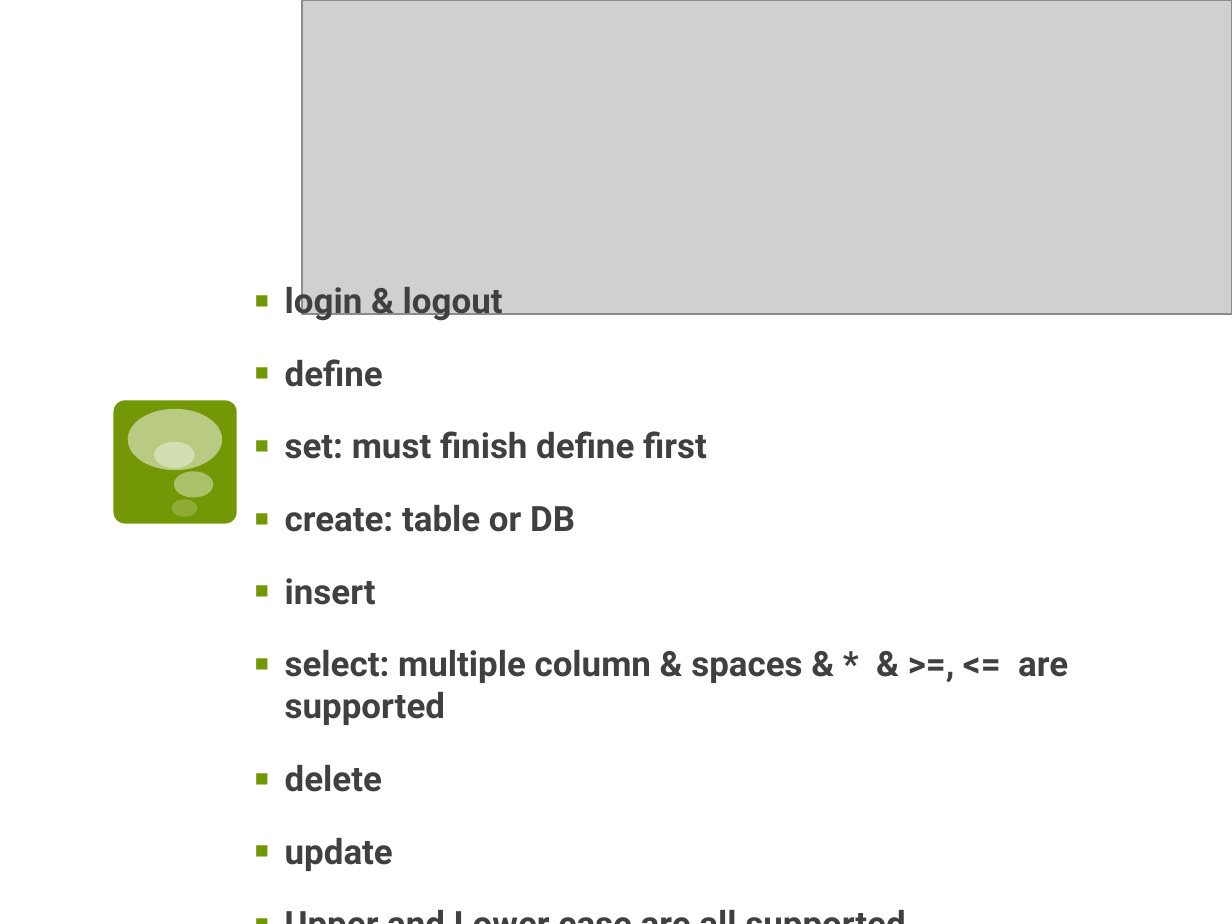
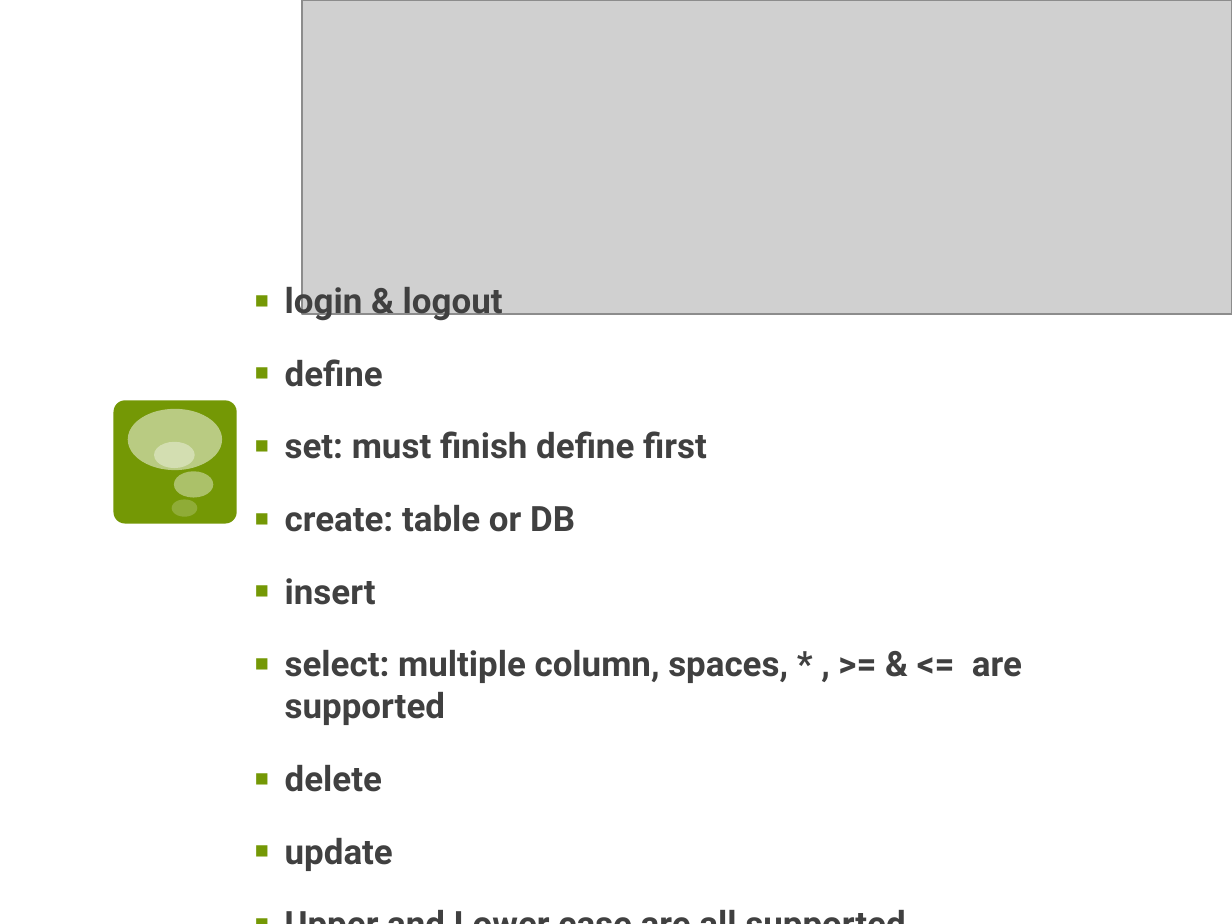
Before and after one commit to geniousisme/PySQL, a slide deck: slide 5 of PySQL_Intro.pptx. Drawn at 1232x924 pixels with LibreOffice and Linux fonts; fonts in the diff are those of the drawing; grey boxes stand for pictures. Boxes give left, top, right and bottom in pixels: in the first picture for what was removed or moved away, otherwise in the second. Text is boxed around its words. In the diff, an @@ line names an element or a change of style, - is before the commit and + after.

```diff
--- a/PySQL_Intro.pptx
+++ b/PySQL_Intro.pptx
@@ text at [285, 650, 1022, 725]: text changed @@
-▪ select: multiple column & spaces & * & >=, <= are supported
+▪ select: multiple column, spaces, * , >= & <= are supported
```
Also in this commit, not shown: 3 other slides changed, 1 slide added, 9 other files.
